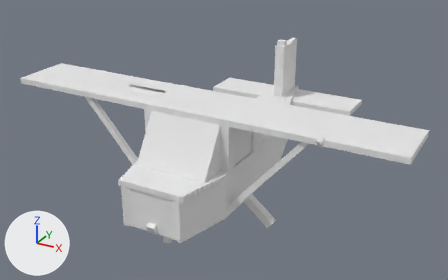
An edit to the OBJ model main/resources/assets/mtsofficialpack/objmodels/vehicles/mc172.obj, drawn before and after from the same camera.
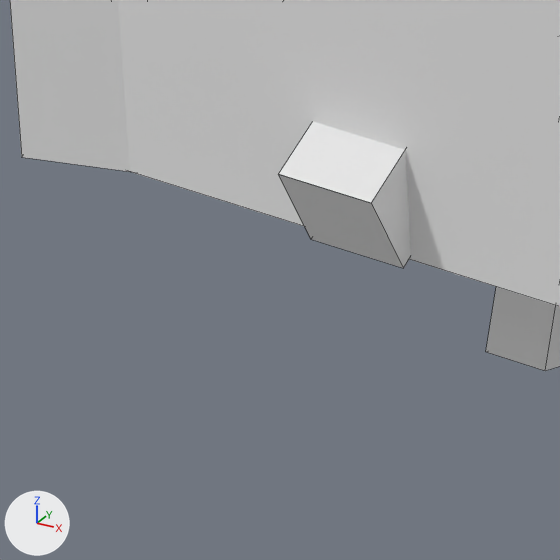
The first picture shows the older version from a 50 mm lens placed at (6.3, -10.7, 6.23), pointed at (-0.18, 1.09, 0.34). The close-ups show both versions on the part from 27% to 38% of the width and 76% to 93% of the height of that picture; other places that the commit changed are outside them. The lights are fixed; the arrows at lower left show +X, +Y and +Z. The close-ups show mesh edges as thin lines. Where no turn or scale is listed for an object, it has been applied to the vertices. Vertices at the same position are counted once.

Before the edit, the objects in view are built like this:
```python
me_fuselage = bpy.data.meshes.new('fuselage')
me_fuselage.from_pydata(...)  # 384 vertices, 231 faces; spans x -4.5..4.5, y -2.26..4.88, z -0.98..2.0
# faces by material slot: [4, 202, 17, 5, 3]
me_fuselage.materials.append(mat_none)  # white #e7e7e7
me_fuselage.materials.append(mat_none_001_temp_png)  # its picture is missing
me_fuselage.materials.append(mat_none_003)  # white #e7e7e7
me_fuselage.materials.append(mat_none_005)  # white #e7e7e7
me_fuselage.materials.append(mat_none_000)  # white #e7e7e7
me_landinglight_ffffff_fffff_111 = bpy.data.meshes.new('&LandingLight_FFFFFF_FFFFF_111')
me_landinglight_ffffff_fffff_111.from_pydata([(0.094, -2.258, -0.209), (-0.094, -2.258, -0.209), (-0.094, -2.179, -0.379), (0.094, -2.179, -0.379)], [], [(0, 1, 2, 3)])
me_landinglight_ffffff_fffff_111.materials.append(mat_none)  # white #e7e7e7
ob_fuselage = bpy.data.objects.new('fuselage', me_fuselage)
ob_fuselage.location = (0.0, 0.0, 0.0)
ob_landinglight_ffffff_fffff_111 = bpy.data.objects.new('&LandingLight_FFFFFF_FFFFF_111', me_landinglight_ffffff_fffff_111)
ob_landinglight_ffffff_fffff_111.location = (0.0, 0.0, 0.0)
```
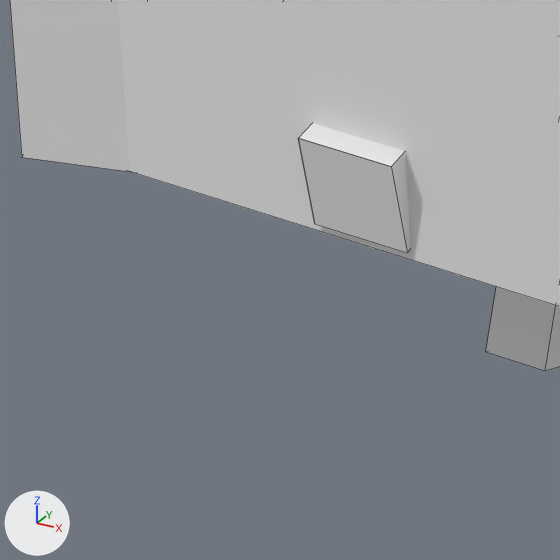
Changed parts and their boxes [x1, y1, x2, y2] in the close-ups (560 x 560 px; the box of a moved part takes in the faces that stretch with it):
'&LandingLight_FFFFFF_FFFFF_111', reshaped (12% narrower, 22% taller)
    before: [279, 174, 403, 268]
    after: [298, 138, 407, 253]
part 2 of me_fuselage, moved or reshaped
    before: [279, 121, 411, 268]
    after: [299, 123, 410, 253]

Patch to the scene script:
```diff
--- a/main/resources/assets/mtsofficialpack/objmodels/vehicles/mc172.obj.py
+++ b/main/resources/assets/mtsofficialpack/objmodels/vehicles/mc172.obj.py
@@ me_landinglight_ffffff_fffff_111 @@
 me_landinglight_ffffff_fffff_111.from_pydata(...)  # 4 vertices, 1 face; spans x -0.094..0.094, y -2.258..-2.179, z -0.379..-0.209
 # used by ob_landinglight_ffffff_fffff_111; location = (0.0, 0.0, 0.0)
-me_landinglight_ffffff_fffff_111.vertices[0].co = (0.094, -2.258, -0.209)  # pixel (371, 203)
-me_landinglight_ffffff_fffff_111.vertices[1].co = (-0.094, -2.258, -0.209)  # pixel (278, 174)
-me_landinglight_ffffff_fffff_111.vertices[2].co = (-0.094, -2.179, -0.379)  # pixel (310, 239)
-me_landinglight_ffffff_fffff_111.vertices[3].co = (0.094, -2.179, -0.379)  # pixel (403, 268)
+# me_landinglight_ffffff_fffff_111 part 1
+me_landinglight_ffffff_fffff_111.vertices[0].co = (0.094, -2.198, -0.172)  # pixel (391, 166)
+me_landinglight_ffffff_fffff_111.vertices[1].co = (-0.094, -2.198, -0.172)  # pixel (298, 138)
+me_landinglight_ffffff_fffff_111.vertices[2].co = (-0.094, -2.166, -0.356)  # pixel (314, 223)
+me_landinglight_ffffff_fffff_111.vertices[3].co = (0.094, -2.166, -0.356)  # pixel (407, 252)
 me_landinglight_ffffff_fffff_111.materials.append(mat_none)
@@ me_fuselage @@
 me_fuselage.from_pydata(...)  # 384 vertices, 231 faces; spans x -4.5..4.5, y -2.26..4.88, z -0.98..2.0
 # used by ob_fuselage; location = (0.0, 0.0, 0.0)
+# me_fuselage part 2: the loose piece of 8 vertices spanning x -0.09..0.09, y -2.26..-2.07, z -0.38..-0.16 is turned -15 degrees about the x axis through its middle, then moved by (0.0, 0.04, 0.02)
 me_fuselage.materials.append(mat_none)
```
